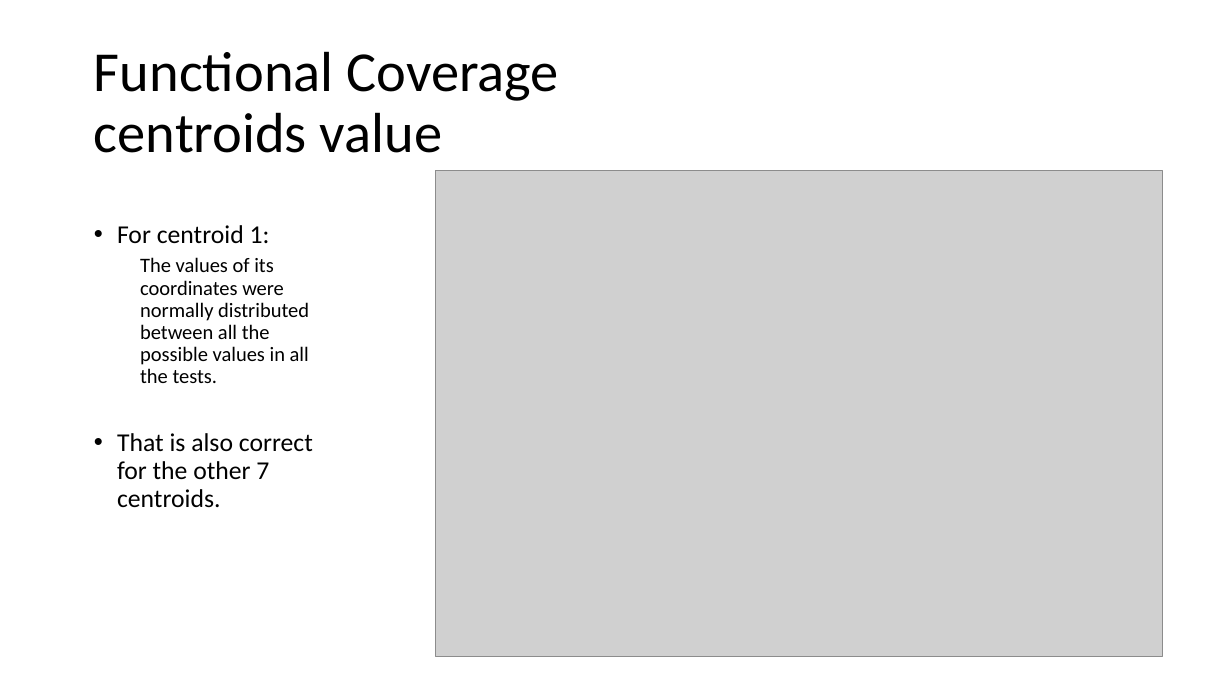
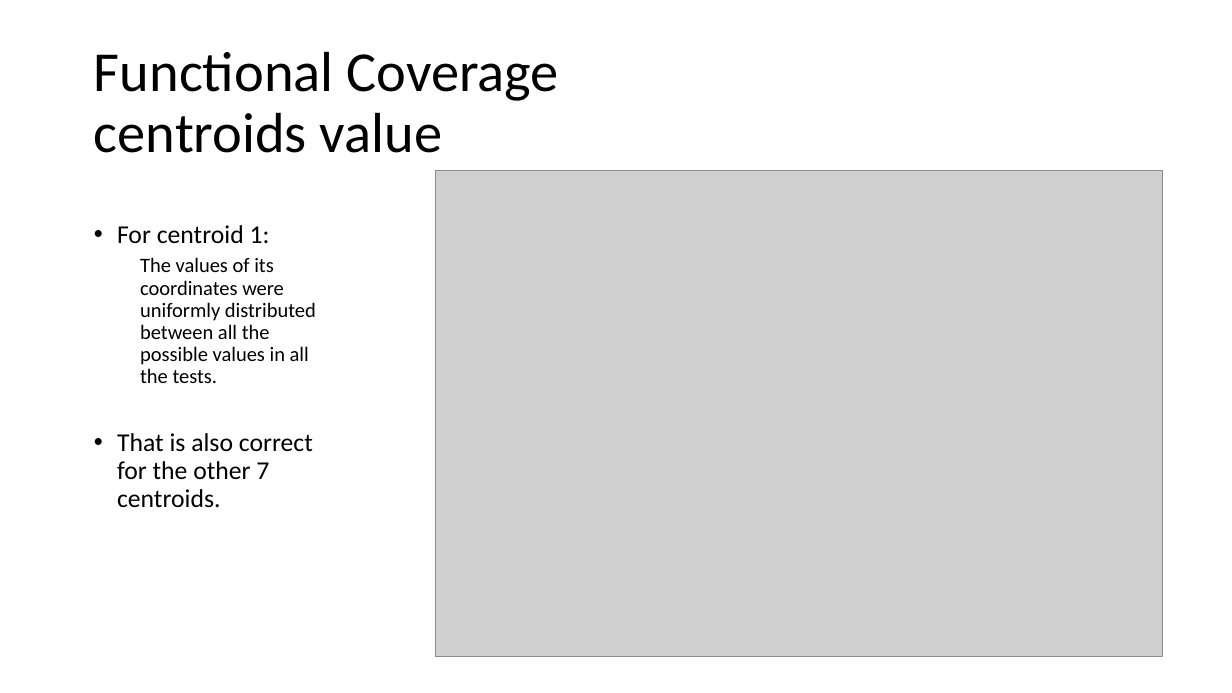
Before and after one commit to liotahuf/UVM_project, a slide deck: slide 41 of Final presentation 3.pptx. Drawn at 1232x693 pixels with LibreOffice and Linux fonts; fonts in the diff are those of the drawing; grey boxes stand for pictures. Boxes give left, top, right and bottom in pixels: in the first picture for what was removed or moved away, otherwise in the second. Text is boxed around its words. In the diff, an @@ line names an element or a change of style, - is before the commit and + after.

```diff
--- a/Final presentation 3.pptx
+++ b/Final presentation 3.pptx
@@ text at (140, 257, 316, 383): text changed @@
-  The values of its coordinates were normally distributed between all the possible values in all the tests.
+  The values of its coordinates were uniformly distributed between all the possible values in all the tests.
```
Also in this commit, not shown: 2 other slides changed.
